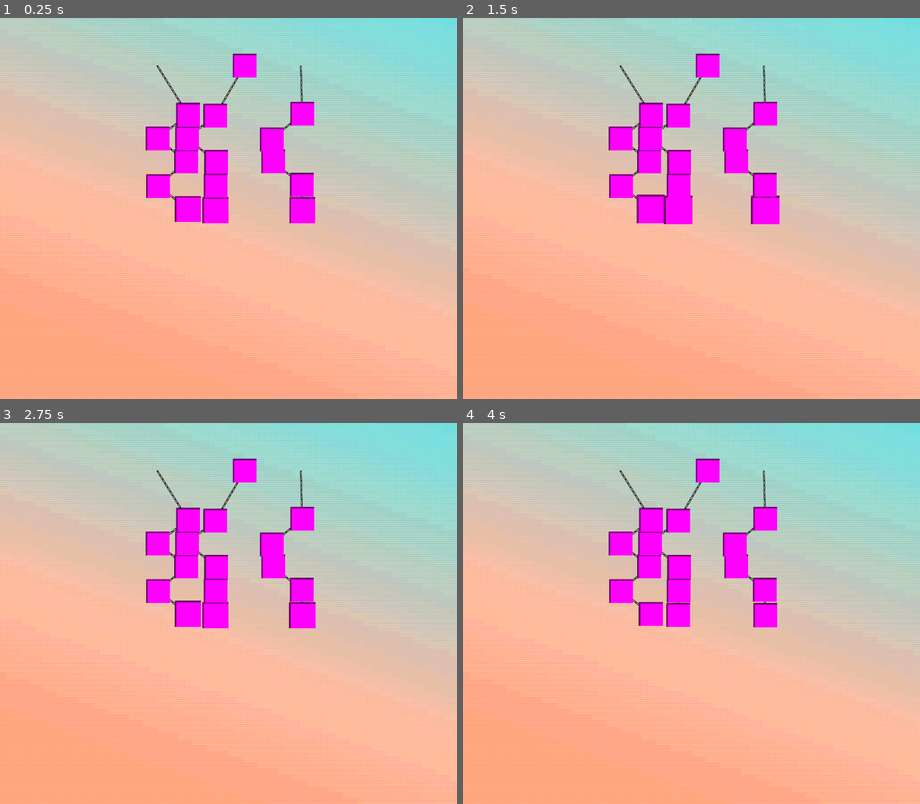
Above: before the commit, frames 1-4 (two rows, left to right).
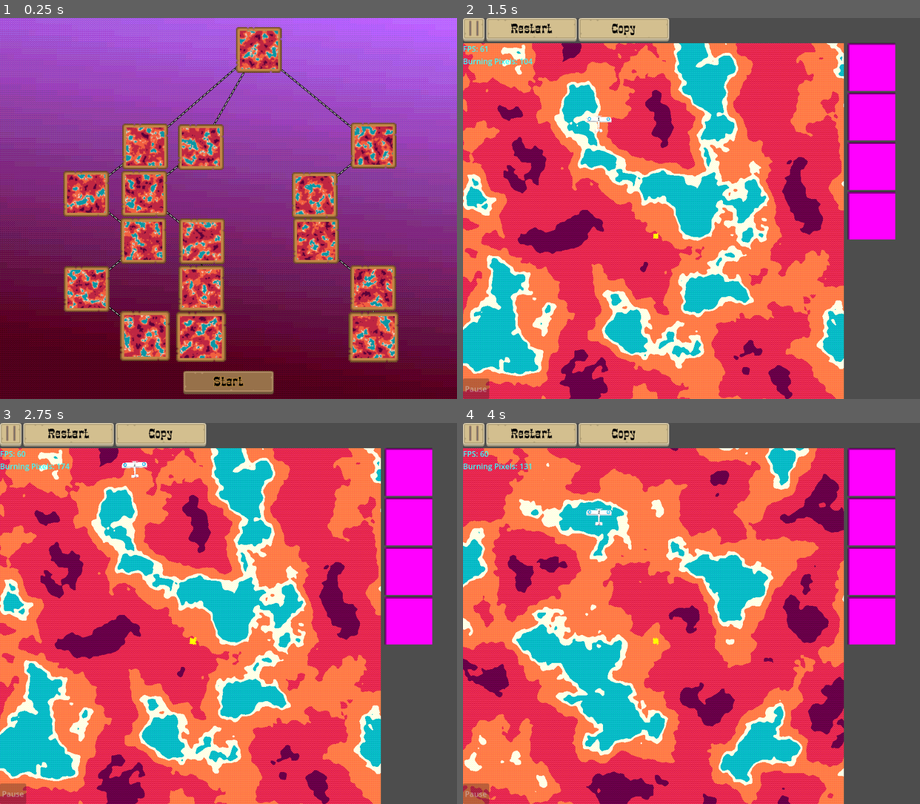
Above: after the commit, the same moments.

Repository: Levartar/2025-Brackeys-Game-Jam
Game: Godot game, scene res://scenes/map/map.tscn
Two runs of this game, one before a commit and one after it. Both use one fixed random seed, a clock stepped at 60 frames per second and the inputs below. This scene is started directly instead of the project's main scene.
Inputs (mouse positions are in pixels of both pictures, inside the frame that each line leads up to):
- Up to frame 1 (0.25 s): no input
- Up to frame 2 (1.5 s): click (691, 383) at 0.5 s, where only the run after the commit has a clickable "Start"; click (531, 29) at 1.25 s, where only the run after the commit has a clickable "Restart"
- Up to frame 3 (2.75 s): click (159, 434) at 2 s, where only the run after the commit has a clickable "Copy"
- Up to frame 4 (4 s): click (869, 472) at 2.77 s; click (531, 434) at 3.5 s, where only the run after the commit has a clickable "Restart"

The runs differ from the first frame. In frame 1, 100% of the frame differs, in the area x 0-100%, y 0-100%; in frame 2, 100%; in frame 3, 100%; in frame 4, 100%.

Commit message:
working map

Diff:
--- a/scenes/game.tscn
+++ b/scenes/game.tscn
@@ -1,7 +1,12 @@
-[gd_scene load_steps=4 format=3 uid="uid://6bypeyngjdqj"]
+[gd_scene load_steps=9 format=3 uid="uid://6bypeyngjdqj"]
 
 [ext_resource type="Script" uid="uid://dugpuu6ilaikm" path="res://scripts/map_container.gd" id="1_lnu2h"]
+[ext_resource type="Texture2D" uid="uid://d3417nykjjs07" path="res://assets/kenneyUi/buttonSquare_beige.png" id="1_p57ef"]
+[ext_resource type="Texture2D" uid="uid://bbuci0bewgxvl" path="res://assets/kenneyUi/buttonSquare_beige_pressed.png" id="2_u5sy4"]
 [ext_resource type="PackedScene" uid="uid://bo4sk7qj01lqq" path="res://scenes/flight_sim.tscn" id="2_yqjtg"]
+[ext_resource type="Texture2D" uid="uid://mofouuvjb8fl" path="res://assets/kenneyUi/buttonLong_beige.png" id="3_lbhrr"]
+[ext_resource type="FontFile" uid="uid://ctg7juh837ysf" path="res://assets/fonts/RangerEastwood-G33Gm.ttf" id="3_u5sy4"]
+[ext_resource type="Texture2D" uid="uid://bk85ysm4mshtb" path="res://assets/kenneyUi/buttonLong_beige_pressed.png" id="4_iywne"]
 
 [sub_resource type="PlaceholderTexture2D" id="PlaceholderTexture2D_lnu2h"]
 size = Vector2(100, 100)
@@ -40,10 +45,66 @@
 layout_mode = 2
 size_flags_vertical = 3
 
-[node name="PauseButton" type="Button" parent="CanvasLayer/VBoxContainer/TopBar"]
+[node name="PauseButton" type="TextureButton" parent="CanvasLayer/VBoxContainer/TopBar"]
 layout_mode = 2
 disabled = true
-text = "Pause"
+texture_normal = ExtResource("1_p57ef")
+texture_pressed = ExtResource("2_u5sy4")
+
+[node name="Label" type="Label" parent="CanvasLayer/VBoxContainer/TopBar/PauseButton"]
+layout_mode = 1
+anchors_preset = 15
+anchor_right = 1.0
+anchor_bottom = 1.0
+grow_horizontal = 2
+grow_vertical = 2
+theme_override_colors/font_color = Color(0.41598046, 0.41598043, 0.4159804, 1)
+theme_override_colors/font_outline_color = Color(0.632224, 0.5108726, 0.407255, 1)
+theme_override_constants/outline_size = 7
+theme_override_fonts/font = ExtResource("3_u5sy4")
+theme_override_font_sizes/font_size = 30
+text = "||"
+horizontal_alignment = 1
+vertical_alignment = 1
+
+[node name="Restart" type="TextureButton" parent="CanvasLayer/VBoxContainer/TopBar"]
+layout_mode = 2
+texture_normal = ExtResource("3_lbhrr")
+texture_pressed = ExtResource("4_iywne")
+
+[node name="Label" type="Label" parent="CanvasLayer/VBoxContainer/TopBar/Restart"]
+layout_mode = 1
+anchors_preset = 15
+anchor_right = 1.0
+anchor_bottom = 1.0
+grow_horizontal = 2
+grow_vertical = 2
+theme_override_colors/font_color = Color(0, 0, 0, 1)
+theme_override_colors/font_outline_color = Color(0.9224469, 0.62555504, 0.43748203, 1)
+theme_override_fonts/font = ExtResource("3_u5sy4")
+theme_override_font_sizes/font_size = 28
+text = "Restart"
+horizontal_alignment = 1
+vertical_alignment = 1
+
+[node name="CopySeed" type="TextureButton" parent="CanvasLayer/VBoxContainer/TopBar"]
+layout_mode = 2
+texture_normal = ExtResource("3_lbhrr")
+texture_pressed = ExtResource("4_iywne")
+
+[node name="Label2" type="Label" parent="CanvasLayer/VBoxContainer/TopBar/CopySeed"]
+layout_mode = 1
+anchors_preset = 15
+anchor_right = 1.0
+anchor_bottom = 1.0
+grow_horizontal = 2
+grow_vertical = 2
+theme_override_colors/font_color = Color(0, 0, 0, 1)
+theme_override_fonts/font = ExtResource("3_u5sy4")
+theme_override_font_sizes/font_size = 28
+text = "Copy"
+horizontal_alignment = 1
+vertical_alignment = 1
 
 [node name="HBoxContainer" type="HBoxContainer" parent="CanvasLayer/VBoxContainer"]
 layout_mode = 2
@@ -62,15 +123,9 @@
 [node name="MapButtons" type="VBoxContainer" parent="CanvasLayer/VBoxContainer/HBoxContainer"]
 layout_mode = 2
 
-[node name="Restart" type="Button" parent="CanvasLayer/VBoxContainer/HBoxContainer/MapButtons"]
+[node name="Spacer" type="Control" parent="CanvasLayer/VBoxContainer/HBoxContainer/MapButtons"]
+custom_minimum_size = Vector2(100, 100)
 layout_mode = 2
-text = "Restart
-"
-
-[node name="CopySeed" type="Button" parent="CanvasLayer/VBoxContainer/HBoxContainer/MapButtons"]
-layout_mode = 2
-text = "Copy Seed
-"
 
 [node name="PlanesMenu" type="VBoxContainer" parent="CanvasLayer/VBoxContainer/HBoxContainer"]
 layout_mode = 2
@@ -101,7 +156,7 @@
 text = "Pause"
 
 [connection signal="pressed" from="CanvasLayer/VBoxContainer/TopBar/PauseButton" to="CanvasLayer/VBoxContainer/HBoxContainer/MapContainer" method="_on_pause_button_pressed"]
-[connection signal="pressed" from="CanvasLayer/VBoxContainer/HBoxContainer/MapButtons/Restart" to="CanvasLayer/VBoxContainer/HBoxContainer/MapContainer" method="_on_restart_pressed"]
+[connection signal="pressed" from="CanvasLayer/VBoxContainer/TopBar/Restart" to="CanvasLayer/VBoxContainer/HBoxContainer/MapContainer" method="_on_restart_pressed"]
 [connection signal="pressed" from="CanvasLayer/VBoxContainer/HBoxContainer/PlanesMenu/Plane1" to="CanvasLayer/VBoxContainer/HBoxContainer/MapContainer" method="_on_restart_pressed"]
 [connection signal="pressed" from="CanvasLayer/VBoxContainer/BottomBar/BottomButton" to="CanvasLayer/VBoxContainer/HBoxContainer/MapContainer" method="_on_bottom_button_pressed"]
 
--- a/scenes/map/map.tscn
+++ b/scenes/map/map.tscn
@@ -1,18 +1,21 @@
-[gd_scene load_steps=7 format=3 uid="uid://chs8rmh3ha888"]
+[gd_scene load_steps=10 format=3 uid="uid://chs8rmh3ha888"]
 
 [ext_resource type="Script" uid="uid://om3qweywijpa" path="res://scripts/map/map.gd" id="1_a2pkv"]
 [ext_resource type="PackedScene" uid="uid://bqs5oskcd6drx" path="res://scenes/map/map_generator.tscn" id="1_sxf4j"]
 [ext_resource type="Shader" uid="uid://uhj5pyrc014p" path="res://shaders/smooth_pixel.gdshader" id="2_tqkkf"]
+[ext_resource type="Texture2D" uid="uid://be0o3pvnleq65" path="res://assets/kenneyUi/buttonLong_brown.png" id="3_fcby6"]
+[ext_resource type="FontFile" uid="uid://ctg7juh837ysf" path="res://assets/fonts/RangerEastwood-G33Gm.ttf" id="4_04w0f"]
+[ext_resource type="Texture2D" uid="uid://pw54yf7yti7" path="res://assets/kenneyUi/buttonLong_brown_pressed.png" id="4_jcaow"]
 
 [sub_resource type="ShaderMaterial" id="ShaderMaterial_a2pkv"]
 shader = ExtResource("2_tqkkf")
 
 [sub_resource type="Gradient" id="Gradient_ph54e"]
-colors = PackedColorArray(1, 0.5384071, 0.4268369, 1, 0.36078432, 0.72156864, 0.72156864, 1)
+colors = PackedColorArray(0.26166332, 0, 0.082820915, 1, 0.58996195, 0.33318633, 0.82214206, 1)
 
 [sub_resource type="GradientTexture2D" id="GradientTexture2D_fcby6"]
 gradient = SubResource("Gradient_ph54e")
-fill_from = Vector2(0.57009345, 1)
+fill_from = Vector2(0.817757, 1)
 
 [node name="Map" type="Control"]
 layout_mode = 3
@@ -23,6 +26,53 @@
 grow_vertical = 2
 mouse_filter = 2
 script = ExtResource("1_a2pkv")
+
+[node name="MarginContainer" type="MarginContainer" parent="."]
+layout_mode = 1
+anchors_preset = 15
+anchor_right = 1.0
+anchor_bottom = 1.0
+grow_horizontal = 2
+grow_vertical = 2
+theme_override_constants/margin_left = 10
+theme_override_constants/margin_top = 10
+theme_override_constants/margin_right = 10
+theme_override_constants/margin_bottom = 10
+
+[node name="Control" type="Control" parent="MarginContainer"]
+layout_mode = 2
+
+[node name="StartButton" type="TextureButton" parent="MarginContainer/Control"]
+layout_mode = 1
+anchors_preset = 7
+anchor_left = 0.5
+anchor_top = 1.0
+anchor_right = 0.5
+anchor_bottom = 1.0
+offset_left = -95.0
+offset_top = -49.0
+offset_right = 95.0
+grow_horizontal = 2
+grow_vertical = 0
+size_flags_vertical = 8
+texture_normal = ExtResource("3_fcby6")
+texture_pressed = ExtResource("4_jcaow")
+
+[node name="Label" type="Label" parent="MarginContainer/Control/StartButton"]
+layout_mode = 1
+anchors_preset = 15
+anchor_right = 1.0
+anchor_bottom = 1.0
+grow_horizontal = 2
+grow_vertical = 2
+theme_override_colors/font_color = Color(0, 0, 0, 1)
+theme_override_colors/font_outline_color = Color(0.81311244, 0.5977262, 0.25541213, 1)
+theme_override_constants/outline_size = 4
+theme_override_fonts/font = ExtResource("4_04w0f")
+theme_override_font_sizes/font_size = 28
+text = "Start"
+horizontal_alignment = 1
+vertical_alignment = 1
 
 [node name="Visuals" type="Node2D" parent="."]
 
@@ -48,3 +98,5 @@
 grow_vertical = 2
 mouse_filter = 2
 texture = SubResource("GradientTexture2D_fcby6")
+
+[connection signal="pressed" from="MarginContainer/Control/StartButton" to="." method="_on_start_button_pressed"]
--- a/scenes/map/map_line.tscn
+++ b/scenes/map/map_line.tscn
@@ -1,6 +1,6 @@
 [gd_scene load_steps=2 format=3 uid="uid://b5v2dj5bchafn"]
 
-[ext_resource type="Texture2D" uid="uid://kko8uw8d2s1h" path="res://assets/tile_0121.png" id="1_hx6oq"]
+[ext_resource type="Texture2D" uid="uid://kko8uw8d2s1h" path="res://assets/kenneyUi/tile_0121.png" id="1_hx6oq"]
 
 [node name="MapLine" type="Line2D"]
 texture_repeat = 2
--- a/scenes/map/room_click.tscn
+++ b/scenes/map/room_click.tscn
@@ -1,9 +1,16 @@
-[gd_scene load_steps=8 format=3 uid="uid://ct3xvpsitapu0"]
+[gd_scene load_steps=11 format=3 uid="uid://ct3xvpsitapu0"]
 
 [ext_resource type="Script" uid="uid://brqh77ybobpcn" path="res://scripts/map/room_click.gd" id="1_4t80r"]
+[ext_resource type="Texture2D" uid="uid://cghokdechuunu" path="res://assets/kenneyUi/tile_0013.png" id="2_a4mlp"]
+[ext_resource type="Script" uid="uid://m5mpwpawmrwx" path="res://scripts/earth_texture.gd" id="2_cdxg7"]
 
-[sub_resource type="PlaceholderTexture2D" id="PlaceholderTexture2D_bjcgp"]
-size = Vector2(50, 50)
+[sub_resource type="FastNoiseLite" id="FastNoiseLite_cdxg7"]
+frequency = 0.03
+
+[sub_resource type="NoiseTexture2D" id="NoiseTexture2D_a4mlp"]
+width = 80
+height = 80
+noise = SubResource("FastNoiseLite_cdxg7")
 
 [sub_resource type="Animation" id="Animation_4t80r"]
 length = 0.001
@@ -72,7 +79,7 @@
 }
 
 [sub_resource type="CircleShape2D" id="CircleShape2D_4t80r"]
-radius = 40.0
+radius = 60.0
 
 [node name="RoomClick" type="Area2D"]
 script = ExtResource("1_4t80r")
@@ -80,11 +87,20 @@
 [node name="Node2D" type="Node2D" parent="."]
 
 [node name="Sprite2D" type="Sprite2D" parent="Node2D"]
-texture = SubResource("PlaceholderTexture2D_bjcgp")
+scale = Vector2(3, 3)
+texture = ExtResource("2_a4mlp")
+
+[node name="TextureRect" type="TextureRect" parent="Node2D"]
+offset_left = -40.0
+offset_top = -40.0
+offset_right = 40.0
+offset_bottom = 40.0
+texture = SubResource("NoiseTexture2D_a4mlp")
+script = ExtResource("2_cdxg7")
 
 [node name="Line2D" type="Line2D" parent="Node2D"]
 visible = false
-points = PackedVector2Array(50, 0, 38, 8, 27, 32, 7, 41, 0, 52, -6, 40, -35, 24, -41, 5, -50, 0, -39, -8, -28, -29, -4, -40, 0, -50, 8, -39, 30, -27, 39, -9)
+points = PackedVector2Array(57, 0, 47, 12, 45, 44, 10, 47, 0, 59, -9, 46, -45, 47, -42, 7, -56, 0, -44, -9, -46, -46, -5, -45, 0, -59, 6, -45, 46, -47, 46, -13)
 closed = true
 width = 5.0
 default_color = Color(1, 0.3137255, 0.21176471, 1)
--- a/scripts/earth_texture.gd
+++ b/scripts/earth_texture.gd
@@ -1,6 +1,6 @@
 extends TextureRect
 
-const TEX_SIZE := Vector2i(800, 800)
+var TEX_SIZE := Vector2i(800, 800)
 var seed: int = 0
 var noise := FastNoiseLite.new()
 var earth_img: Image
@@ -37,7 +37,12 @@
 #Color(0.15, 0.06, 0.15, 1.0)
 
 func _ready():
-  generate_map()
+  TEX_SIZE = Vector2i(get_rect().size.x, get_rect().size.y)
+  seed = GameManager.map_seed
+  if seed != 0:
+    generate_map(seed)
+  else:
+    generate_map()
   update_texture()
   print("Generated map with seed: %d" % seed)
 
@@ -48,7 +53,10 @@
     seed = optional_seed
   noise.seed = seed
   noise.noise_type = FastNoiseLite.TYPE_SIMPLEX
-  noise.frequency = 0.003
+  if TEX_SIZE.x < 100:
+    noise.frequency = 0.03
+  else:
+    noise.frequency = 0.003
 
   earth_img = Image.create(TEX_SIZE.x, TEX_SIZE.y, false, Image.FORMAT_RGBA8)
   for x in range(TEX_SIZE.x):
--- a/scripts/map/map.gd
+++ b/scripts/map/map.gd
@@ -15,6 +15,7 @@
 var floors_climbed: int
 var last_room: MapRoom
 var camera_edge_y: float
+var selected_seed: int = 0
 
 
 func _ready() -> void:
@@ -68,7 +69,7 @@
 
 	var map_width_pixels := MapGenerator.X_DIST * (MapGenerator.MAP_WIDTH - 1)
 	visuals.position.x = (get_viewport_rect().size.x - map_width_pixels) / 2
-	visuals.position.y = get_viewport_rect().size.y / 2
+	visuals.position.y = get_viewport_rect().size.y / 1.2
 
 
 func unlock_floor(which_floor: int = floors_climbed) -> void:
@@ -111,13 +112,18 @@
 
 func _connect_lines(room: MapRoom) -> void:
 	if room.next_rooms.is_empty():
+		var new_map_line := MAP_LINE.instantiate() as Line2D
+		new_map_line.add_point(room.position)
+		lines.add_child(new_map_line)
 		return
 
 	for next: MapRoom in room.next_rooms:
 		var new_map_line := MAP_LINE.instantiate() as Line2D
-		print("Line room node:", room.position)
 		new_map_line.add_point(room.position)
-		new_map_line.add_point(next.position)
+		if next.row == MapGenerator.FLOORS - 1:
+			new_map_line.add_point(Vector2(floori(MapGenerator.MAP_WIDTH * 0.5) * MapGenerator.X_DIST, -(MapGenerator.FLOORS) * MapGenerator.Y_DIST))
+		else:
+			new_map_line.add_point(next.position)
 		lines.add_child(new_map_line)
 
 
@@ -128,8 +134,18 @@
 			map_room.available = false
 
 
-func _on_map_room_selected(room: MapRoom) -> void:
+func _on_map_room_selected(room: MapRoom, seed:int) -> void:
 	print("Room selected in map emit:", room)
+	for map_room in rooms.get_children():
+		if map_room != null:
+			if map_room.row == room.row and map_room != room:
+				map_room.unselect()
 	last_room = room
 	floors_climbed += 1
+	selected_seed = seed
 	#Events.map_exited.emit(room)
+
+
+func _on_start_button_pressed() -> void:
+	GameManager.map_seed = selected_seed
+	get_tree().change_scene_to_file("res://scenes/game.tscn")
--- a/scripts/map/map_generator.gd
+++ b/scripts/map/map_generator.gd
@@ -1,8 +1,8 @@
 extends Node
 class_name MapGenerator
 
-const X_DIST := 60
-const Y_DIST := 50
+const X_DIST := 120
+const Y_DIST := 100
 const PLACEMENT_RANDOMNESS := 5
 const FLOORS := 6
 const MAP_WIDTH := 6
@@ -151,11 +151,6 @@
 				room.type = Room.Type.NORMAL
 				#Get randomly generated Plane Game Map
 				#room.battle_stats = battle_stats_pool.get_random_battle_for_tier(0)
-
-	# 9th floor is always a treasure
-	#for room: MapRoom in map_data[8]:
-	#	if room.next_rooms.size() > 0:
-	#			room.type = Room.Type.TREASURE
 
 	# rest of rooms
 	for current_floor in map_data:
--- a/scripts/map/room_click.gd
+++ b/scripts/map/room_click.gd
@@ -1,12 +1,13 @@
 extends Area2D
 class_name MapRoom
 
-signal selected(room: Room)
+signal selected(room: Room, seed: int)
 signal clicked(room: Room)
 
 @onready var animation_player: AnimationPlayer = $AnimationPlayer
 @onready var line_2d: Line2D = $Node2D/Line2D
 @onready var sprite: Sprite2D = $Node2D/Sprite2D
+@onready var texture_rect: TextureRect = $Node2D/TextureRect
 
 var row: int
 var column: int
@@ -35,15 +36,22 @@
 func show_picked() -> void:
   line_2d.modulate = Color.BURLYWOOD
 
-func _on_map_room_selected(room: Room) -> void:
-  if room == self.room and available:
-    selected.emit(room)
+func _on_map_room_selected(room: MapRoom) -> void:
+  if room == self and available:
+    selected.emit(room, texture_rect.seed)
     if line_2d.visible == false:
       animation_player.play("RESET")
       animation_player.play("selected")
       line_2d.visible = true
 
+func unselect() -> void:
+  line_2d.visible = false
+  if available:
+    animation_player.play("highlight")
+  else:
+    animation_player.play("RESET")
+
 func _input_event(_viewport, event, _shape_idx):
   if event is InputEventMouseButton and event.pressed and event.button_index == MOUSE_BUTTON_LEFT:
     #if available:
-    _on_map_room_selected(self.room)
+    _on_map_room_selected(self)
--- a/scripts/map_container.gd
+++ b/scripts/map_container.gd
@@ -12,6 +12,7 @@
 
 
 func _on_restart_pressed() -> void:
+	GameManager.map_seed = randi()
 	get_tree().reload_current_scene()
 
 
Binary file added: assets/fonts/RangerEastwood-G33Gm.ttf
Not shown, added: assets/fonts/RangerEastwood-G33Gm.ttf.import
Binary file added: assets/kenneyUi/buttonLong_beige.png
Not shown, changed: assets/kenneyUi/buttonLong_beige.png.import
Binary file added: assets/kenneyUi/buttonLong_beige_pressed.png
Not shown, added: assets/kenneyUi/buttonLong_beige_pressed.png.import
Binary file added: assets/kenneyUi/buttonLong_brown.png
Not shown, added: assets/kenneyUi/buttonLong_brown.png.import
Binary file added: assets/kenneyUi/buttonLong_brown_pressed.png
Not shown, added: assets/kenneyUi/buttonLong_brown_pressed.png.import
Binary file added: assets/kenneyUi/buttonSquare_beige.png
Not shown, changed: assets/kenneyUi/buttonSquare_beige.png.import
(and 16 more such lines)
